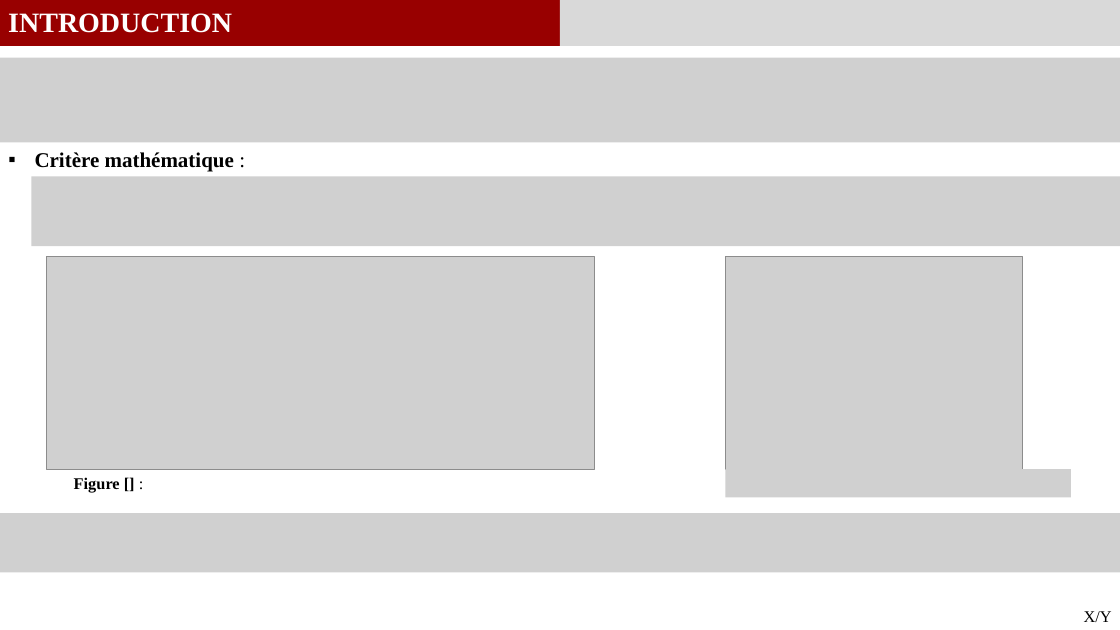
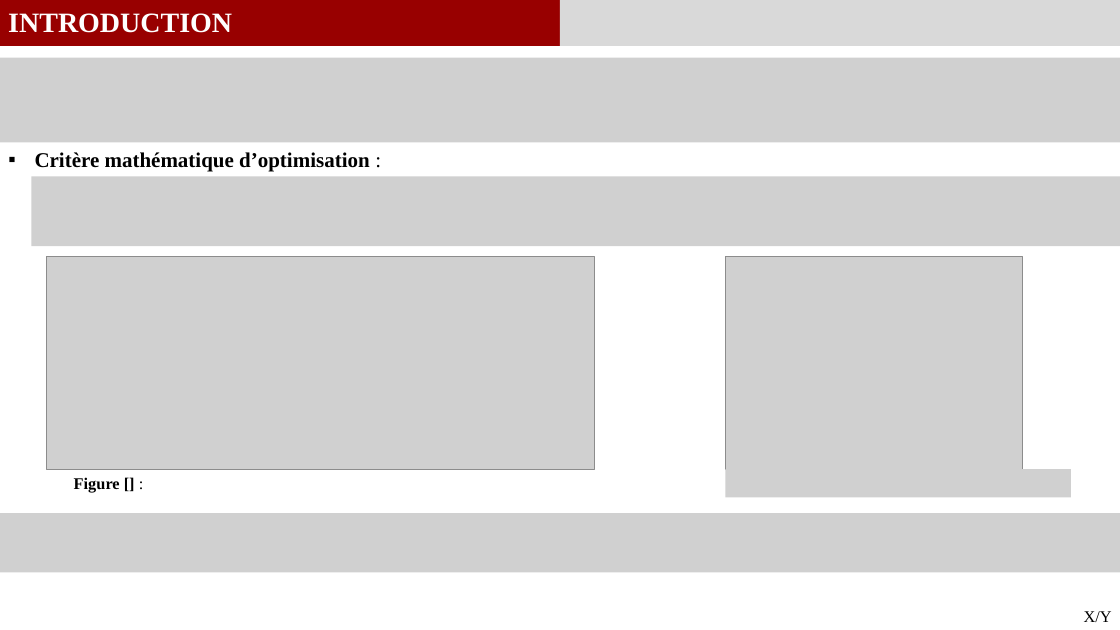
Before and after one commit to GauthierBRUNEL/MEC8211_projet, a slide deck: slide 2 of 03_Rapport/Rapport_Projet.pptx. Drawn at 1120x630 pixels with LibreOffice and Linux fonts; fonts in the diff are those of the drawing; grey boxes stand for pictures. Boxes give left, top, right and bottom in pixels: in the first picture for what was removed or moved away, otherwise in the second. Text is boxed around its words. In the diff, an @@ line names an element or a change of style, - is before the commit and + after.

```diff
--- a/03_Rapport/Rapport_Projet.pptx
+++ b/03_Rapport/Rapport_Projet.pptx
@@ text at (35,152,370,172): text changed @@
-▪ Critère mathématique :
+▪ Critère mathématique d’optimisation :
```
Also in this commit, not shown: 5 other slides changed, 3 slides added, 1 other file.
